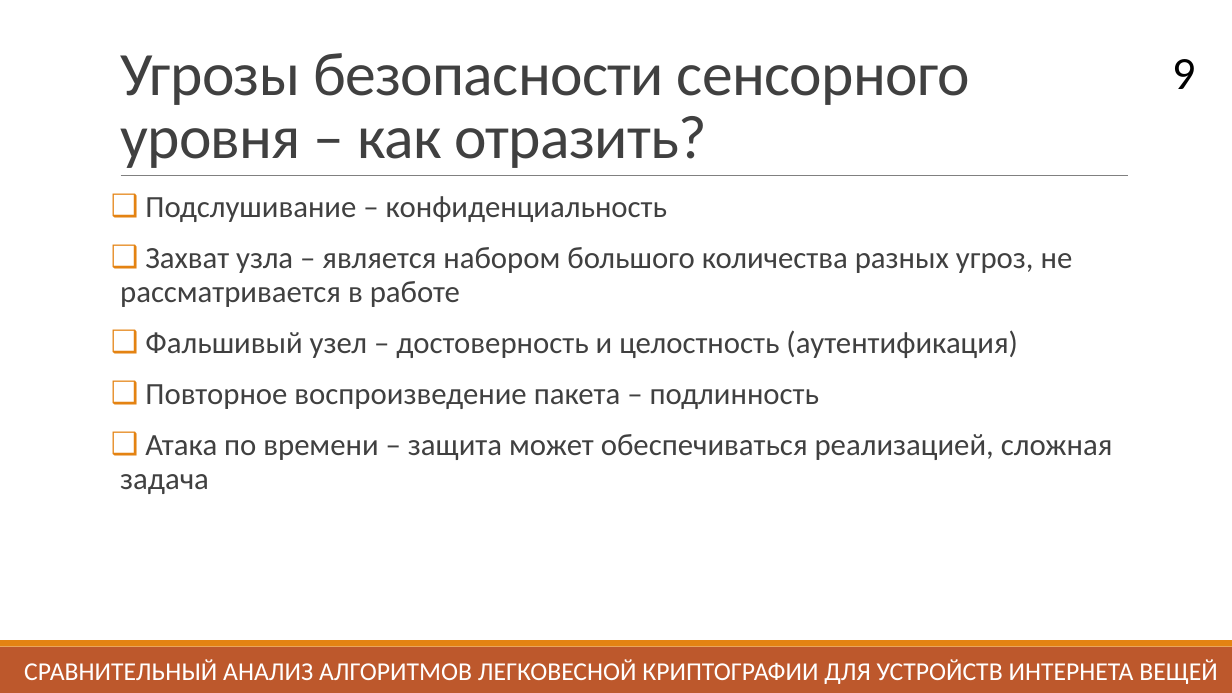
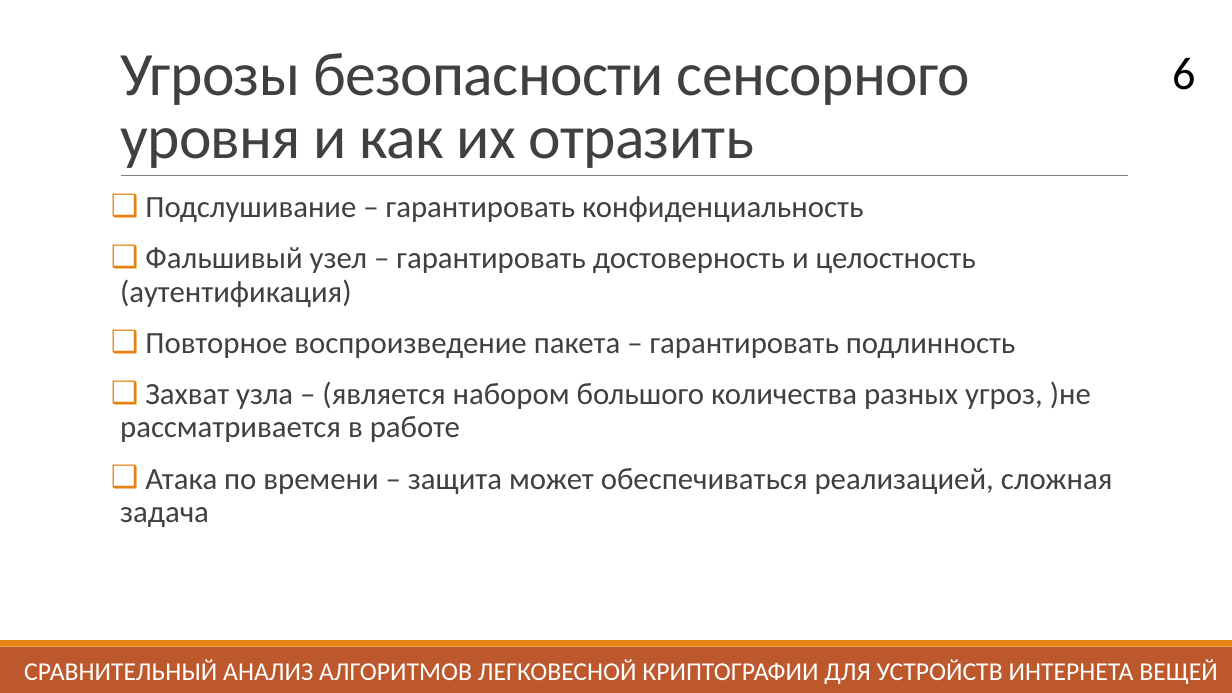
Before and after one commit to daniel-momot/GraduateWork, a slide deck: slide 6 of Выступление/Презентация.pptx (slide 9 before the commit). Drawn at 1232x693 pixels with LibreOffice and Linux fonts; fonts in the diff are those of the drawing. Boxes give left, top, right and bottom in pixels: in the first picture for what was removed or moved away, otherwise in the second. Text is boxed around its words. In the diff, an @@ line names an element or a change of style, - is before the commit and + after.

```diff
--- a/Выступление/Презентация.pptx
+++ b/Выступление/Презентация.pptx
@@ title at bbox=[120, 53, 970, 168]: text changed @@
-Угрозы безопасности сенсорного уровня – как отразить?
+Угрозы безопасности сенсорного уровня и как их отразить
@@ page number at bbox=[1172, 57, 1195, 90]: text changed @@
-9
+6
@@ text at bbox=[120, 196, 1091, 442]: text changed @@
-❑ Подслушивание – конфиденциальность
-❑ Захват узла – является набором большого количества разных угроз, не рассматривается в работе
-❑ Фальшивый узел – достоверность и целостность (аутентификация)
-❑ Повторное воспроизведение пакета – подлинность
+❑ Подслушивание – гарантировать конфиденциальность
+❑ Фальшивый узел – гарантировать достоверность и целостность (аутентификация)
+❑ Повторное воспроизведение пакета – гарантировать подлинность
+❑ Захват узла – (является набором большого количества разных угроз, )не рассматривается в работе
```
Also in this commit, not shown: 9 other slides changed, 2 slides added, 1 slide removed.
